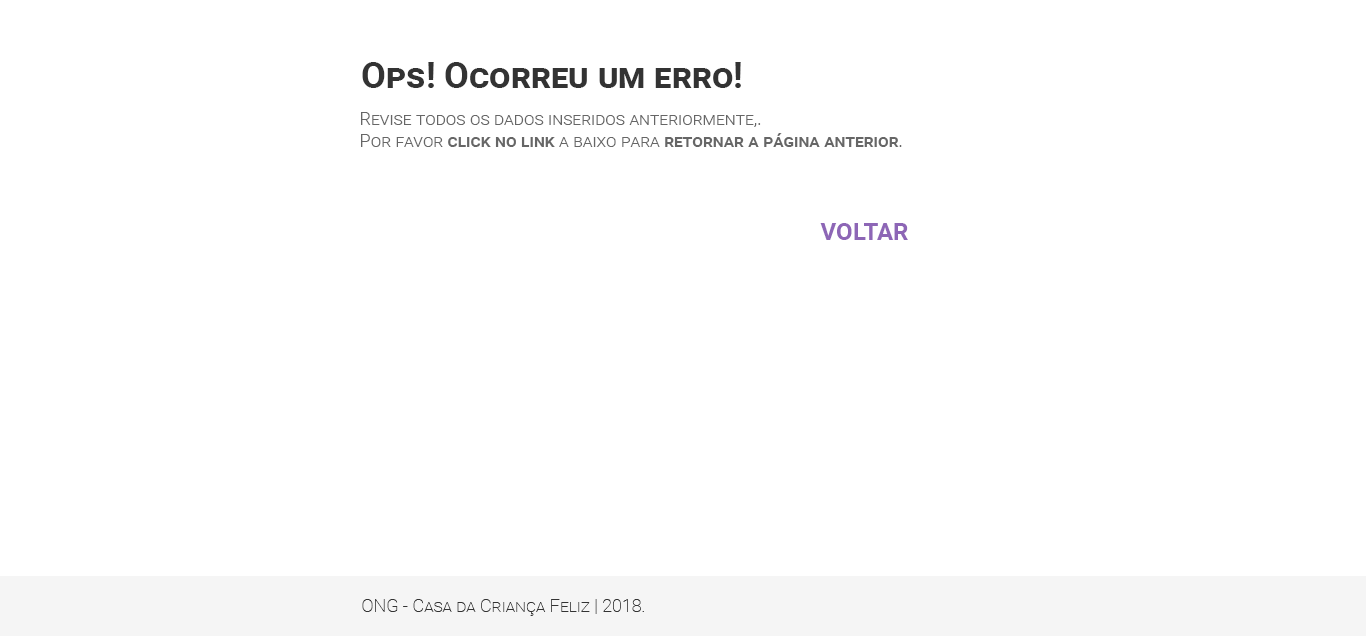
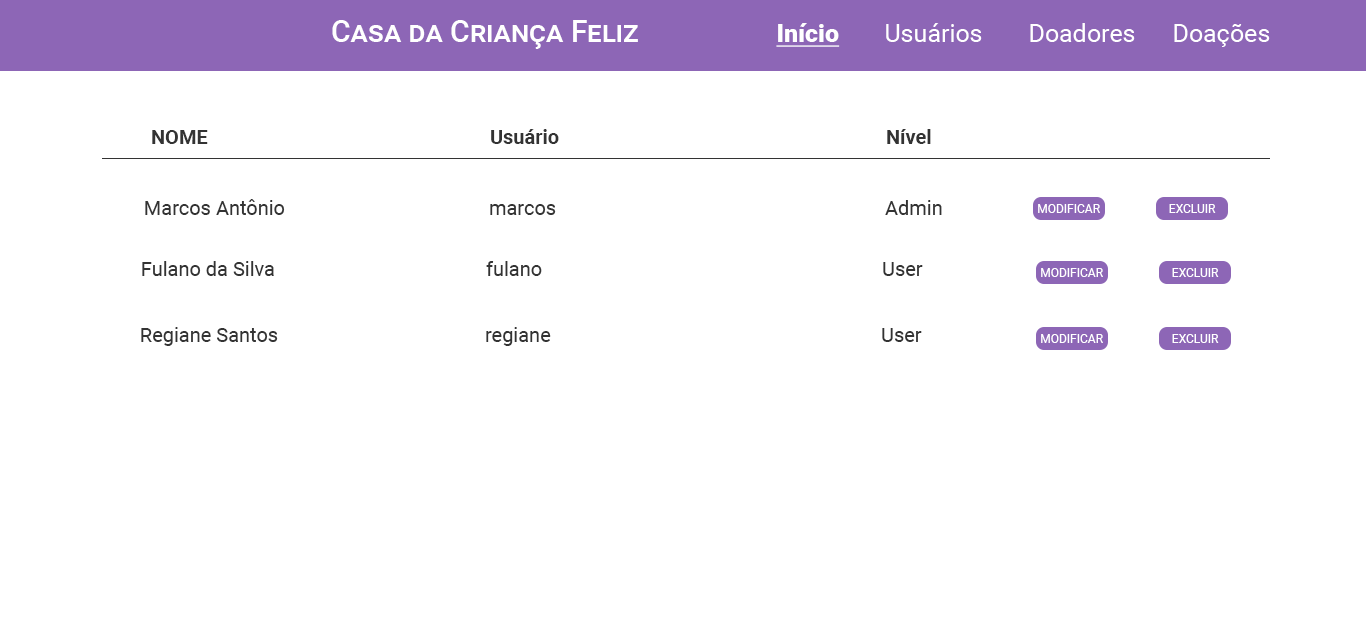
Two versions of the same layered image (1366 x 636). Layer-by-layer changes:
added group "crud" with 39 layers above "validação" over [0, 0, 1366, 636]
added group "telas" with 32 layers in group "crud" over [102, 129, 1270, 350]
added group "usuarios" with 31 layers in group "telas" over [102, 129, 1270, 350]
added group "legenda" (1st of 2, in "crud" › "telas" › "usuarios") with 2 layers in group "usuarios" over [102, 129, 1270, 159]
added layer "legenda" (2nd of 2, in "crud" › "telas" › "usuarios" › "legenda") in group "legenda" over [152, 129, 931, 144]
added group "sampler users" with 27 layers in group "usuarios" over [141, 197, 1231, 350]
added group "sample 1" (1st of 2, in "crud" › "telas" › "usuarios" › "sampler users") with 8 layers in group "sampler users" over [145, 197, 1228, 220]
added layer "sample 1" (2nd of 2, in "crud" › "telas" › "usuarios" › "sampler users" › "sample 1") in group "sample 1" over [145, 199, 942, 215]
added group "sample 2" (1st of 2, in "crud" › "telas" › "usuarios" › "sampler users") with 8 layers in group "sampler users" over [142, 261, 1231, 284]
added layer "sample 2" (2nd of 2, in "crud" › "telas" › "usuarios" › "sampler users" › "sample 2") in group "sample 2" over [142, 261, 923, 276]
added group "Agrupar 2" with 8 layers in group "sampler users" over [141, 327, 1231, 350]
added layer "sample 3" in group "Agrupar 2" over [141, 327, 922, 346]
added group "bg padrão" with 5 layers in group "crud" over [0, 0, 1366, 636]
added group "menu" (1st of 4, in "crud" › "bg padrão") with 3 layers in group "bg padrão" over [0, 0, 1366, 71]
added layer "menu" (2nd of 4, in "crud" › "bg padrão" › "menu") in group "menu" over [776, 23, 1270, 47]
added layer "Camada 1" (1st of 2, in "crud" › "bg padrão" › "menu") in group "menu" over [0, 0, 1366, 71]
added layer "bg" (1st of 6, in "crud" › "bg padrão") in group "bg padrão" over [0, 71, 1366, 636]
hid group "validação" (14 layers) over [0, 0, 1366, 636]
…and 23 more changes (23 added)
